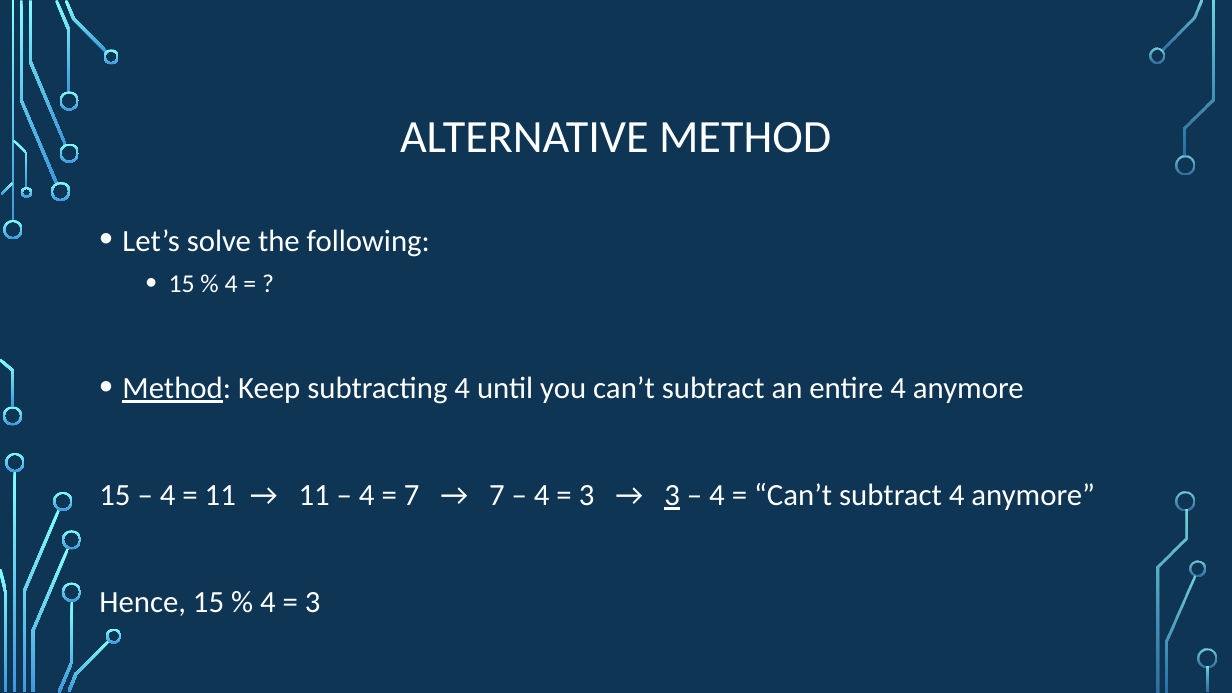
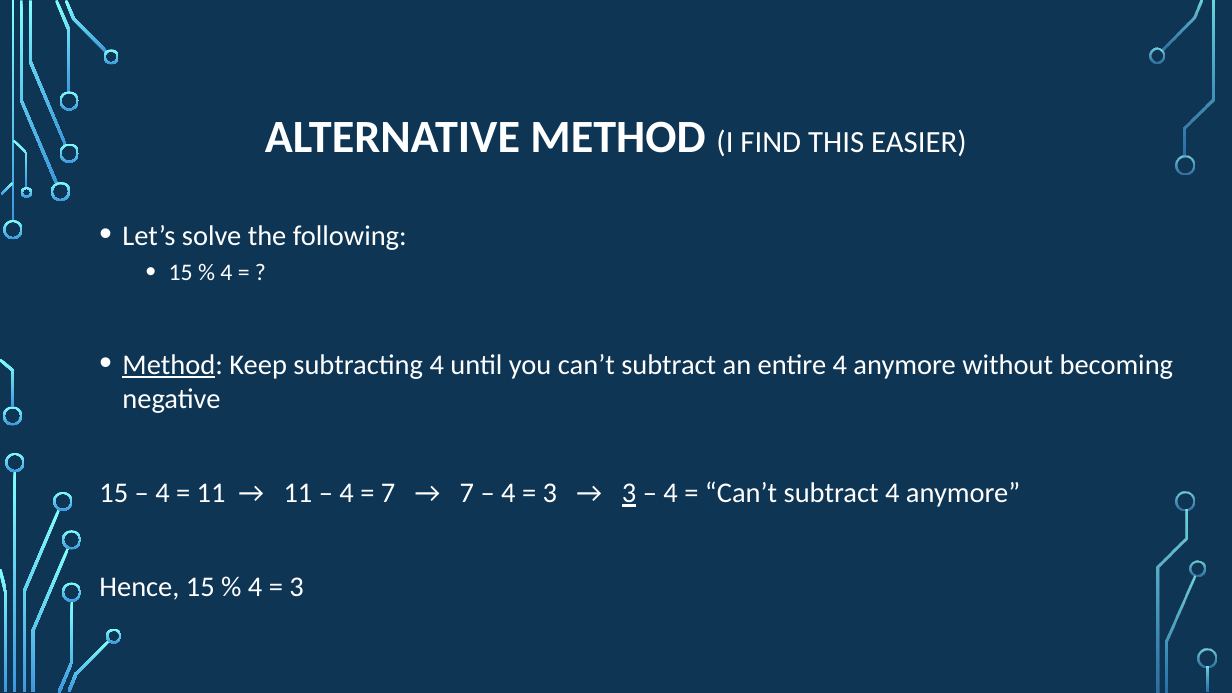
Before and after one commit to psypdt/ZIS_C-_Summer_Course_2019, a slide deck: slide 14 of Day_2/Day_2.pptx. Drawn at 1232x693 pixels with LibreOffice and Linux fonts; fonts in the diff are those of the drawing; background and template pictures are left out. Boxes give left, top, right and bottom in pixels: in the first picture for what was removed or moved away, otherwise in the second. Text is boxed around its words. In the diff, an @@ line names an element or a change of style, - is before the commit and + after.

```diff
--- a/Day_2/Day_2.pptx
+++ b/Day_2/Day_2.pptx
@@ title at (265, 121, 966, 156): text changed; bold on @@
-ALTERNATIVE METHOD
+ALTERNATIVE METHOD (I FIND THIS EASIER)
@@ text at (99, 225, 1020, 600): size 24 to 22.2 pt in "Let’s solve the following:", "15 – 4 = 11 → 11 ...", "Hence, 15 % 4 = 3"; size 20 to 18.5 pt in "15 % 4 = ?"; line spacing 1.1 to 1 @@
@@ text at (122, 354, 1174, 413): text changed; size 24 to 22.2 pt @@
-• Method: Keep subtracting 4 until you can’t subtract an entire 4 anymore
+• Method: Keep subtracting 4 until you can’t subtract an entire 4 anymore without becoming negative
```
Also in this commit, not shown: 5 other slides changed.
